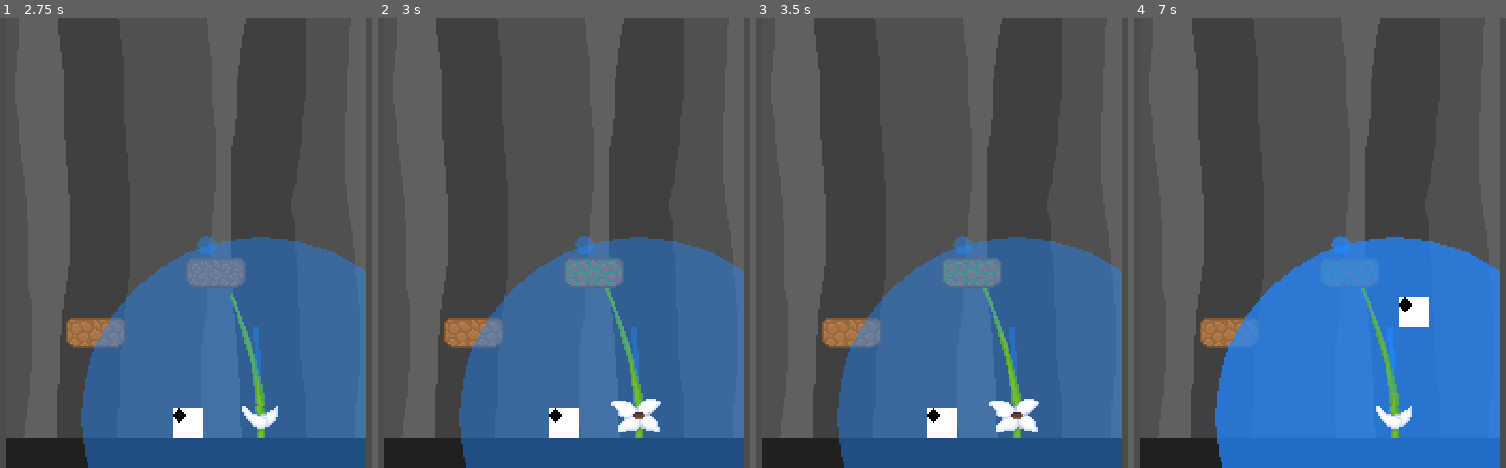
Above: before the commit, frames 1-4 (left to right).
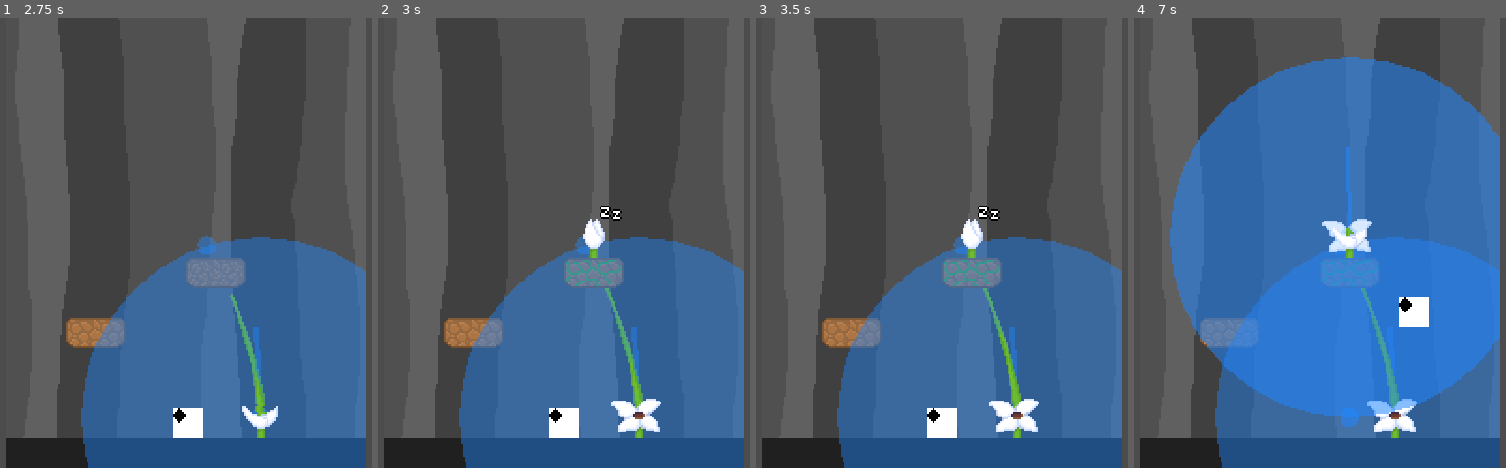
Above: after the commit, the same moments.

Repository: zhyrin0/the-climb
Game: Godot game, scene res://src/main/main.tscn
The game is run twice, just before and just after one commit, with the same random seed, the same clock (stepped at 60 frames per second) and the same inputs.
Inputs (mouse positions are in pixels of both pictures, inside the frame that each line leads up to):
- Up to frame 1 (2.75 s): tap Enter at 0.5 s; move the mouse to (360, 220) at 0.52 s; hold D (move_right) 0.53-1.25 s; tap Space (use_item) at 0.6, 2, 2.1 s; click (360, 220) at 0.67 s; tap W (move_jump) at 0.77 s; drag from (26, 265) to (256, 378) at 1.27 s; move the mouse to (267, 144) at 2.02 s; hold A (move_left) from 2.03 s (still down)
- Up to frame 2 (3 s): release A (move_left) at 2.75 s; drag from (523, 333) to (outside the picture) at 2.77 s
- Up to frame 3 (3.5 s): no input
- Up to frame 4 (7 s): tap Enter at 3.5, 6.5 s; move the mouse to (outside the picture) at 3.52 s; hold D (move_right) 3.53-4.25 s; hold S (move_fall) 3.53-4.25 s; tap W (move_jump) at 3.77, 6.77 s; tap Space (use_item) at 3.8, 5, 5.1, 6.6 s; drag from (outside the picture) to (1364, 292) at 4.27 s; move the mouse to (1360, 243) at 5.02 s; hold D (move_right) 5.03-5.75 s; click (1360, 243) at 5.17 s; drag from (1200, 130) to (1368, 306) at 5.77 s; move the mouse to (1494, 220) at 6.52 s; hold A (move_left) from 6.53 s (still down)

Frame 1 is identical in both runs. In frame 2, 0.5% of the frame differs, in the area x 55-66%, y 41-54%; in frame 3, 0.5%; in frame 4, 49%, in the area x 9-99%, y 8-100%.

Commit message:
Platforms can spawn new plant

Diff:
--- a/src/platform/platform.gd
+++ b/src/platform/platform.gd
@@ -24,6 +24,10 @@
 		_erosion.start()
 
 
+func get_plant_global_position() -> Vector2:
+	return ($PlantPosition as Position2D).global_position
+
+
 func set_state(new_value: int) -> void:
 	state = new_value
 	set_collision_layer_bit(_PLATFORM_COLLISION_BIT, state != State.ERODED)
--- a/src/platform/platform.tscn
+++ b/src/platform/platform.tscn
@@ -21,6 +21,9 @@
 [node name="CollisionShape2D" type="CollisionShape2D" parent="."]
 shape = SubResource( 1 )
 
+[node name="PlantPosition" type="Position2D" parent="."]
+position = Vector2( 0, -8 )
+
 [node name="ErosionTimer" type="Timer" parent="."]
 one_shot = true
 
--- a/src/world/world.gd
+++ b/src/world/world.gd
@@ -1,7 +1,11 @@
 extends Node2D
 
 const Plant := preload("res://src/plant/plant.gd")
+const PlantScene := preload("res://src/plant/plant.tscn")
 const Player := preload("res://src/player/player.gd")
+
+
+onready var _plants := $Plants as Node2D
 
 
 func _ready() -> void:
@@ -11,7 +15,7 @@
 
 func _unhandled_key_input(event: InputEventKey) -> void:
 	if Input.is_action_just_pressed("use_item"):
-		var plant := $Plants/Plant as Plant
+		var plant: Plant = _plants.get_child(_plants.get_child_count() - 1)
 		plant.start_vine()
 
 
@@ -25,3 +29,9 @@
 func _on_Plant_anchor_reached(anchor: Node2D) -> void:
 	# todo: Platform.State.FLOWERY = 3
 	anchor.set("state", 3)
+	if anchor.has_method("get_plant_global_position"):
+		var plant_pos: Vector2 = anchor.call("get_plant_global_position")
+		var plant := PlantScene.instance() as Plant
+		plant.connect("anchor_reached", self, "_on_Plant_anchor_reached", [], CONNECT_ONESHOT)
+		_plants.add_child(plant)
+		plant.global_position = plant_pos
--- a/src/world/world.tscn
+++ b/src/world/world.tscn
@@ -133,18 +133,12 @@
 position = Vector2( 48, 424 )
 state = 2
 
-[node name="Polygon2D" parent="Platforms/Platform1" index="0"]
-polygon = PoolVector2Array( -24, -8, 24, -8, 24, 8, -24, 8 )
-
 [node name="CollisionShape2D" parent="Platforms/Platform1" index="1"]
 shape = SubResource( 4 )
 
 [node name="Platform2" parent="Platforms" groups=["anchor"] instance=ExtResource( 1 )]
 position = Vector2( 112, 392 )
 state = 1
-
-[node name="Polygon2D" parent="Platforms/Platform2" index="0"]
-polygon = PoolVector2Array( -24, -8, 24, -8, 24, 8, -24, 8 )
 
 [node name="CollisionShape2D" parent="Platforms/Platform2" index="1"]
 shape = SubResource( 4 )
@@ -171,7 +165,7 @@
 [node name="Player" parent="." instance=ExtResource( 2 )]
 position = Vector2( 96, 472 )
 
-[connection signal="anchor_reached" from="Plants/Plant" to="." method="_on_Plant_anchor_reached"]
+[connection signal="anchor_reached" from="Plants/Plant" to="." method="_on_Plant_anchor_reached" flags=6]
 
 [editable path="Platforms/Platform1"]
 [editable path="Platforms/Platform2"]
